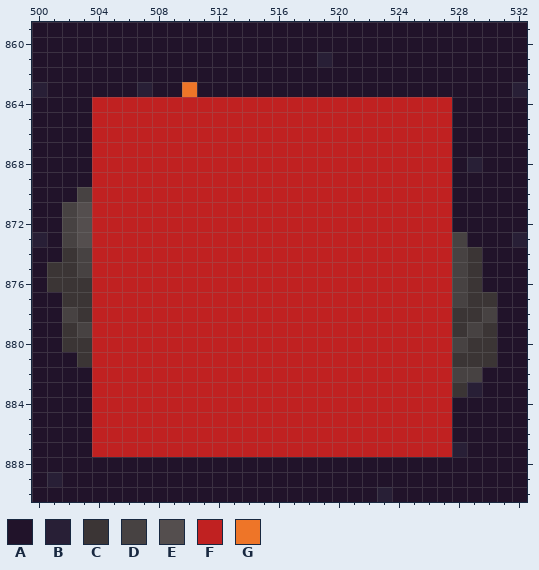
File history of a pixel-art file, assets/art/bgs/bg_01_master - FINAL.aseprite. This is how it looked before the edit.
1024x1024 pixels, 1 frame. Colours within 5 levels of each other are drawn and written as one. Shown: x 500..532, y 859..890. The commit also changed other parts of the picture, which this record leaves out.
Visible layers, top first: "COLLISIONS/Collision_PostSorority", "BIGGIE", "ITEMS/Items_01_Props", "Bathroom shadow", "FURNITURE", "CHARACTERS/NPC_DRAFTING", "CHARACTERS/Characters", "CHARACTERS/Sorority_Top", "CHARACTERS/Sorority_Mid", "DJ/opacity for dj" opacity 44%, "DJ/Dj Stage", "DJ/Stairs", "WALLS", "FLOOR_TILES".
Palette (. is transparent): A #21132a  B #281f36  C #3b3535  D #474242  E #544e4e  F #c02121  G #ee7528
Pixels before, first column x 500:
859 AAAAAAAAAAAAAAAAAAAAAAAAAAAAAAAAA
860 AAAAAAAAAAAAAAAAAAAAAAAAAAAAAAAAA
861 AAAAAAAAAAAAAAAAAAABAAAAAAAAAAAAA
862 AAAAAAAAAAAAAAAAAAAAAAAAAAAAAAAAA
863 BAAAAAABAAGAAAAAAAAAAAAAAAAAAAAAB
864 AAAAFFFFFFFFFFFFFFFFFFFFFFFFAAAAA
865 AAAAFFFFFFFFFFFFFFFFFFFFFFFFAAAAA
866 AAAAFFFFFFFFFFFFFFFFFFFFFFFFAAAAA
867 AAAAFFFFFFFFFFFFFFFFFFFFFFFFAAAAA
868 AAAAFFFFFFFFFFFFFFFFFFFFFFFFABAAA
869 AAAAFFFFFFFFFFFFFFFFFFFFFFFFAAAAA
870 AAADFFFFFFFFFFFFFFFFFFFFFFFFAAAAA
871 AADEFFFFFFFFFFFFFFFFFFFFFFFFAAAAA
872 AADEFFFFFFFFFFFFFFFFFFFFFFFFAAAAA
873 BADEFFFFFFFFFFFFFFFFFFFFFFFFDAAAB
874 AACDFFFFFFFFFFFFFFFFFFFFFFFFDCAAA
875 ACCDFFFFFFFFFFFFFFFFFFFFFFFFDCAAA
876 ACCCFFFFFFFFFFFFFFFFFFFFFFFFDCAAA
877 AACCFFFFFFFFFFFFFFFFFFFFFFFFDCCAA
878 AADCFFFFFFFFFFFFFFFFFFFFFFFFCCDAA
879 AACDFFFFFFFFFFFFFFFFFFFFFFFFCDCAA
880 AACCFFFFFFFFFFFFFFFFFFFFFFFFDCCAA
881 AAACFFFFFFFFFFFFFFFFFFFFFFFFCCCAA
882 AAAAFFFFFFFFFFFFFFFFFFFFFFFFDDAAA
883 AAAAFFFFFFFFFFFFFFFFFFFFFFFFCBAAA
884 AAAAFFFFFFFFFFFFFFFFFFFFFFFFAAAAA
885 AAAAFFFFFFFFFFFFFFFFFFFFFFFFAAAAA
886 AAAAFFFFFFFFFFFFFFFFFFFFFFFFAAAAA
887 AAAAFFFFFFFFFFFFFFFFFFFFFFFFBAAAA
888 AAAAAAAAAAAAAAAAAAAAAAAAAAAAAAAAA
889 ABAAAAAAAAAAAAAAAAAAAAAAAAAAAAAAA
890 AAAAAAAAAAAAAAAAAAAAAAABAAAAAAAAA
New version:
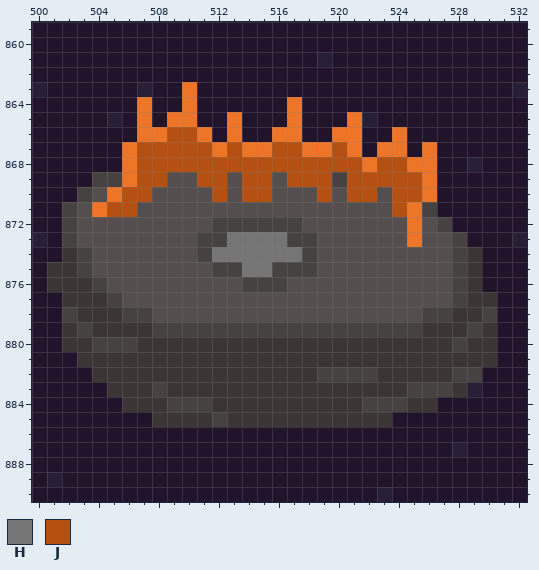
Colours new in this view: H #757575  J #b45112
Edits made:
layer "COLLISIONS/Collision_PostSorority" now hidden
Colour F gives way to colour A in row 864 at x 504 to 506, 508 to 509, 511 to 516 and 518 to 527; in row 865 at x 504, 506, 508, 511 to 512, 514 to 516, 518 to 520 and 523 to 527; in row 866 at x 504 to 506, 512, 514 to 515, 518 to 519, 522 to 523 and 525 to 527; in row 867 at x 504 to 505, 522, 525 and 527; in row 868 at x 504 to 505 and 527; in rows 869 to 871 at x 527.
Colour F gives way to colour A in row 883 at x 504; in row 884 at x 504 to 505 and 527; in row 885 at x 504 to 507 and 524 to 527; in rows 886 to 887 at x 504 to 527.
Colour F gives way to colour B in row 865 at x 505 and 522.
Colour F gives way to colour C in row 877 at x 504; in row 878 at x 504 to 505; in row 879 at x 504 to 507 and 526 to 527; in row 880 at x 507 to 527; in row 881 at x 504 to 527; in row 882 at x 504 to 518 and 523 to 527.
Colour F gives way to colour C in row 883 at x 505 to 507 and 509 to 524; in row 884 at x 506 to 508, 512 to 521 and 525 to 526; in row 885 at x 508 to 511 and 513 to 523.
Colour F gives way to colour D in row 869 at x 504 to 505 and 520; in row 871 at x 526; in row 872 at x 512 to 517 and 527; in row 873 at x 511 to 512 and 517 to 518; in row 874 at x 511 and 518; in row 875 at x 512 to 513 and 516 to 518.
Colour F gives way to colour D in row 876 at x 504 and 514 to 516; in row 877 at x 505; in row 878 at x 506 to 507 and 526 to 527; in row 879 at x 508 to 525; in row 880 at x 504 to 506; in row 882 at x 519 to 522.
Colour F gives way to colour D in row 883 at x 508 and 525 to 527; in row 884 at x 509 to 511 and 522 to 524; in row 885 at x 512.
Colour F gives way to colour E in row 869 at x 509 to 510, 513 and 516; in row 870 at x 504, 508 to 511, 513, 516 to 518, 520 and 523; in row 871 at x 507 to 523; in row 872 at x 504 to 511, 518 to 524 and 526; in row 873 at x 504 to 510, 519 to 524 and 526 to 527; in row 874 at x 504 to 510 and 519 to 527.
Colour F gives way to colour E in row 875 at x 504 to 511 and 519 to 527; in row 876 at x 505 to 513 and 517 to 527; in row 877 at x 506 to 527; in row 878 at x 508 to 525.
Colour F gives way to colour G in row 864 at x 507, 510 and 517; in row 865 at x 507, 509 to 510, 513, 517 and 521; in row 866 at x 507 to 508, 511, 513, 516 to 517, 520 to 521 and 524; in row 867 at x 506, 512, 514 to 515, 518 to 519, 521, 523 to 524 and 526; in row 868 at x 506, 522 and 525 to 526; in row 869 at x 506 and 526.
Colour F gives way to colour G in row 870 at x 505 and 526; in row 871 at x 504 and 525; in rows 872 to 873 at x 525.
Colour F gives way to colour H in row 873 at x 513 to 516; in row 874 at x 512 to 517; in row 875 at x 514 to 515.
Colour F gives way to colour J in row 866 at x 509 to 510; in row 867 at x 507 to 511, 513, 516 to 517 and 520; in row 868 at x 507 to 521 and 523 to 524; in row 869 at x 507 to 508, 511 to 512, 514 to 515, 517 to 519 and 521 to 525; in row 870 at x 506 to 507, 512, 514 to 515, 519, 521 to 522 and 524 to 525; in row 871 at x 505 to 506 and 524.
